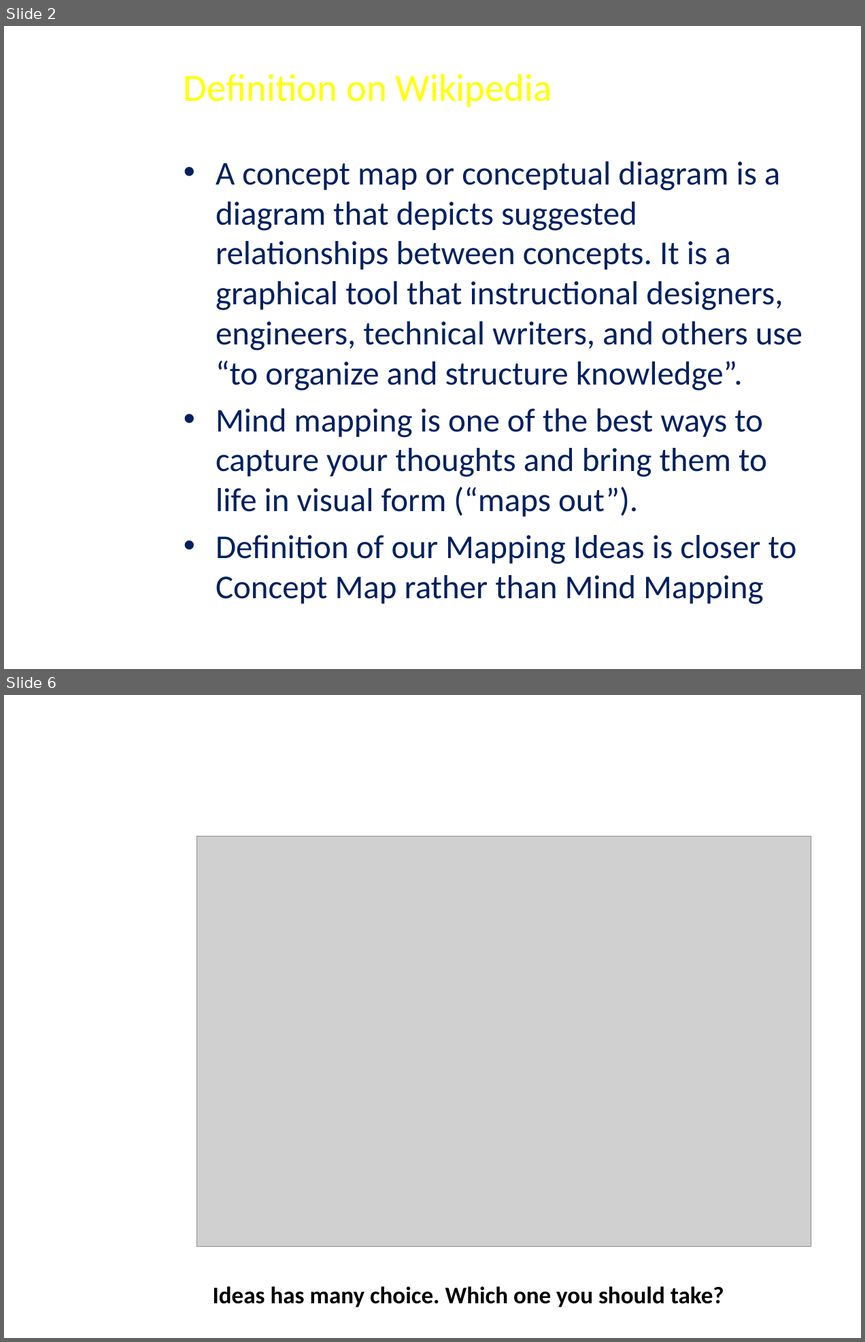
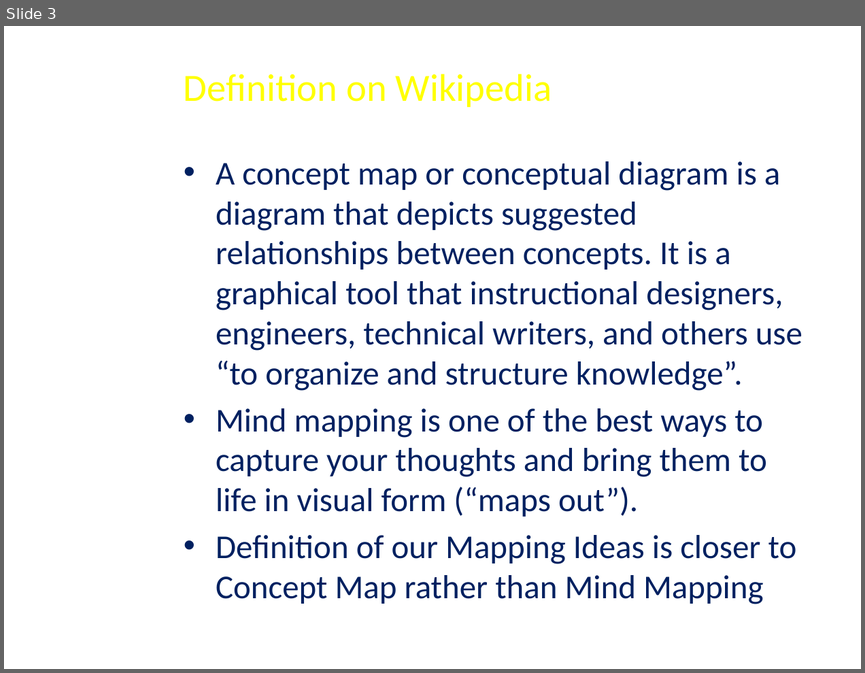
Before and after one commit to FeedMapping/Schema, a slide deck: slide/ppt/Mapping-Ideas.pptx. Shown one above the other, each under a label of ours: slides 2 and 6 before the commit, slide 3 after it; the slides between them are not shown. The pictures are 865x1342 and 865x673 pixels, drawn with LibreOffice and Linux fonts; fonts in the diff are those of the drawing; grey boxes stand for pictures; background and template pictures are left out. Boxes give left, top, right and bottom in pixels: in the first picture for what was removed or moved away, otherwise in the second. Text is boxed around its words. In the diff, an @@ line names an element or a change of style, - is before the commit and + after.

```diff
--- a/slide/ppt/Mapping-Ideas.pptx
+++ b/slide/ppt/Mapping-Ideas.pptx
@@ slide 6 removed at (x1=4, y1=695, x2=861, y2=1338), background picture (left out) @@
@@ picture removed at (x1=197, y1=836, x2=811, y2=1246) @@
@@ title removed at (x1=213, y1=1286, x2=724, y2=1307) @@
-Ideas has many choice. Which one you should take?
@@ what was slide 2 is now slide 3 @@
```
Also in this commit, not shown: 11 slides changed, 10 slides added, 11 other slides removed.
